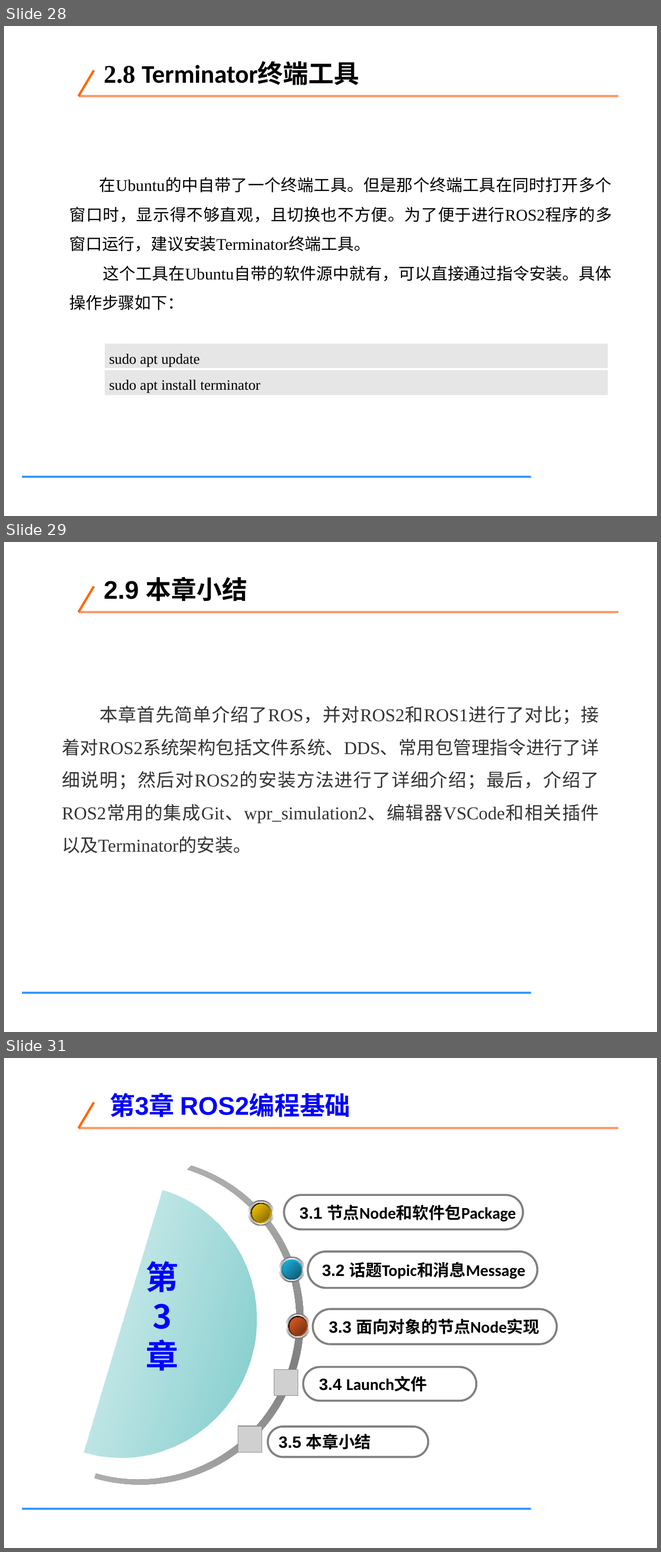
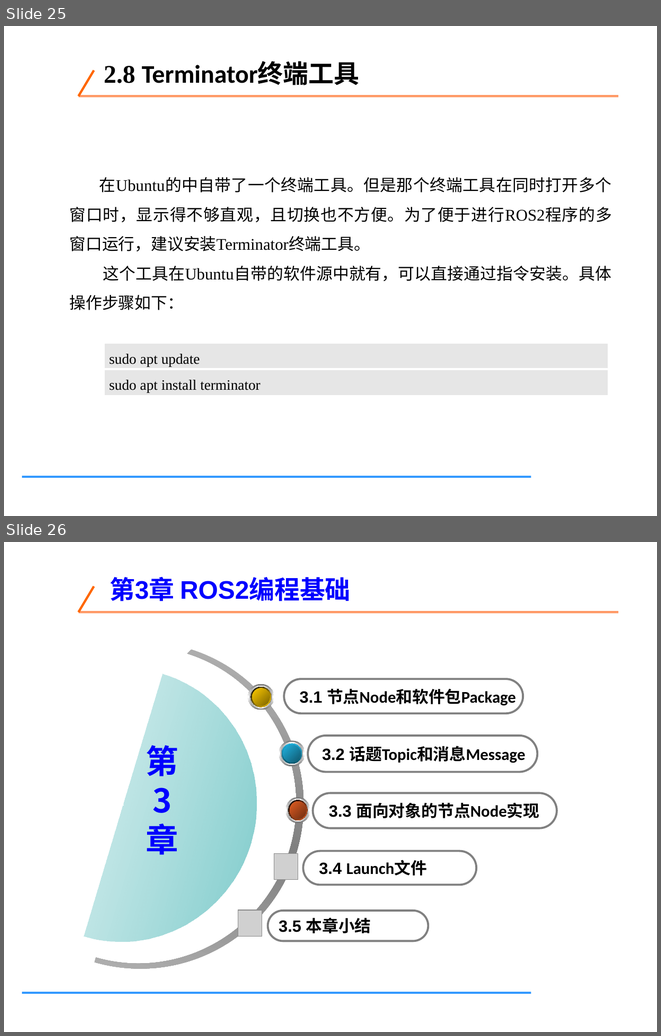
Before and after one commit to tcy1998/robotics-engineering-practice, a slide deck: downloads/week02-chapters-01-07.pptx. Shown one above the other, each under a label of ours: slides 28, 29 and 31 before the commit, slides 25 and 26 after it; the slides between them are not shown. The pictures are 661x1552 and 661x1036 pixels, drawn with LibreOffice and Linux fonts; fonts in the diff are those of the drawing; grey boxes stand for pictures. Boxes give left, top, right and bottom in pixels: in the first picture for what was removed or moved away, otherwise in the second. Text is boxed around its words. In the diff, an @@ line names an element or a change of style, - is before the commit and + after.

```diff
--- a/downloads/week02-chapters-01-07.pptx
+++ b/downloads/week02-chapters-01-07.pptx
@@ slide 29 removed at (x1=4, y1=542, x2=657, y2=1032), background #FFFFFF; not listed: 3 template elements that a slide beside it also shows @@
@@ text removed at (x1=104, y1=576, x2=247, y2=601) @@
-2.9 本章小结
@@ text removed at (x1=62, y1=706, x2=599, y2=853) @@
-本章首先简单介绍了ROS，并对ROS2和ROS1进行了对比；接着对ROS2系统架构包括文件系统、DDS、常用包管理指令进行了详细说明；然后对ROS2的安装方法进行了详细介绍；最后，介绍了ROS2常用的集成Git、wpr_simulation2、编辑器VSCode和相关插件以及Terminator的安装。
@@ what was slide 28 is now slide 25 @@
@@ what was slide 31 is now slide 26 @@
```
Also in this commit, not shown: 7 slides changed, 12 other slides removed, 1 other file.
